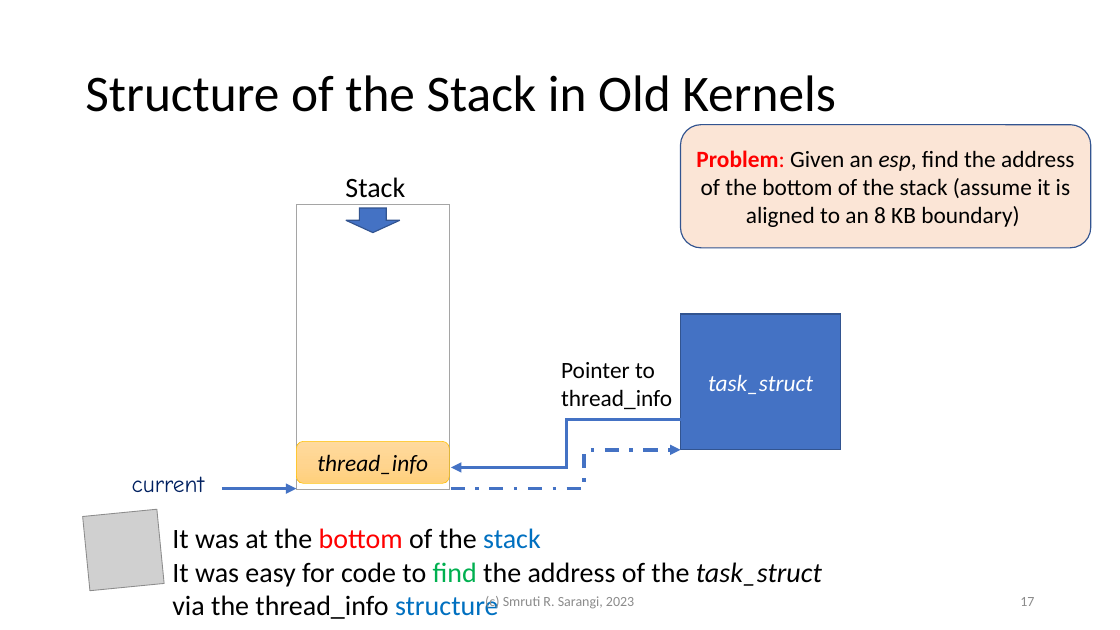
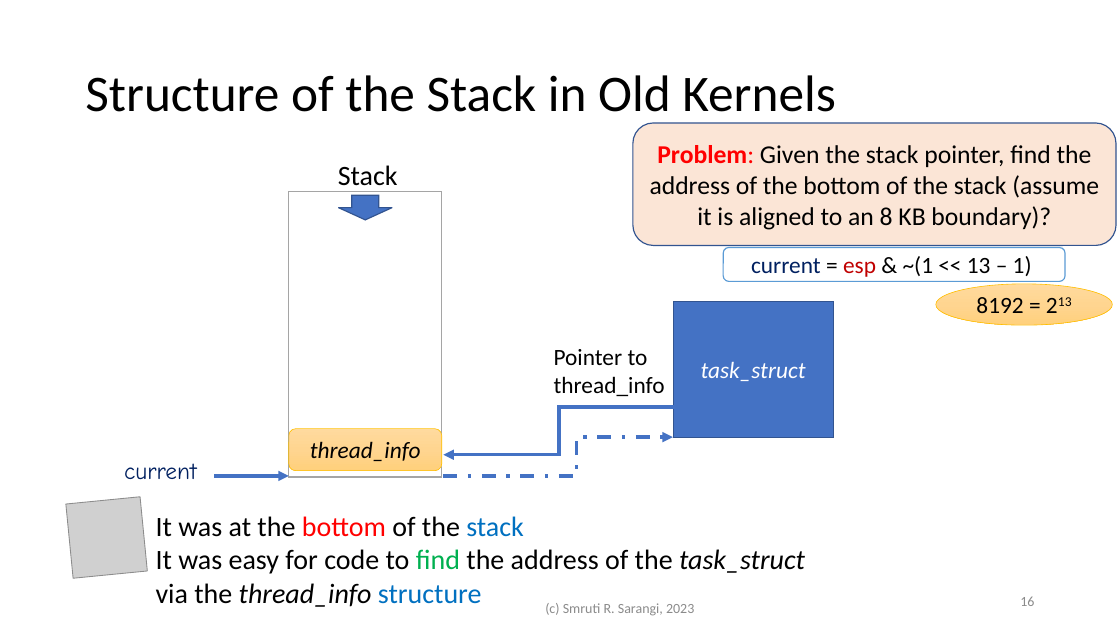
Before and after one commit to sarthak-panda/Sem6, a slide deck: slide 16 of COL331/LEC/3.processes.pptx (slide 17 before the commit). Drawn at 1120x630 pixels with LibreOffice and Linux fonts; fonts in the diff are those of the drawing; grey boxes stand for pictures. Boxes give left, top, right and bottom in pixels: in the first picture for what was removed or moved away, otherwise in the second. Text is boxed around its words. In the diff, an @@ line names an element or a change of style, - is before the commit and + after.

```diff
--- a/COL331/LEC/3.processes.pptx
+++ b/COL331/LEC/3.processes.pptx
@@ rounded rectangle "Problem: Given the stack pointer, ...": place and size @@
-rounded rectangle "Problem: Given the stack pointer, ..." at (681, 124, 1091, 248)
+rounded rectangle "Problem: Given the stack pointer, ..." at (633, 123, 1116, 245)
@@ text in rounded rectangle at (650, 145, 1099, 230): text changed; size 20 to 22 pt @@
-Problem: Given an esp, find the address of the bottom of the stack (assume it is aligned to an 8 KB boundary)
+Problem: Given the stack pointer, find the address of the bottom of the stack (assume it is aligned to an 8 KB boundary)?
@@ 2 rectangles, 1 text, 1 rounded rectangle: place and size @@
-2 rectangles, 1 text, 1 rounded rectangle at (297, 204, 841, 490)
+2 rectangles, 1 text, 1 rounded rectangle at (289, 192, 833, 477)
@@ down arrow: place and size @@
-down arrow at (346, 208, 400, 233)
+down arrow at (339, 196, 392, 220)
@@ rounded rectangle added at (723, 248, 1065, 281), fill #FFFFFF, outline #5B9BD5 1 pt, 20 pt, text #000000 @@
+current = esp & ~(1 << 13 – 1)
@@ ellipse added at (936, 284, 1112, 325), fill gradient #FFDB9E to #FFD590 to #FFD07C, outline #FFC000 0.5 pt, 20 pt, text #000000 @@
+8192 = 213
@@ elbow arrow moved from (682, 419) - (451, 468) to (675, 407) - (444, 455) @@
@@ elbow arrow moved from (451, 489) - (681, 450) to (444, 476) - (673, 437) @@
@@ 2 texts, 1 arrow: place and size @@
-2 texts, 1 arrow at (132, 177, 405, 492)
+2 texts, 1 arrow at (124, 165, 398, 480)
@@ picture: place and size @@
-picture at (82, 509, 164, 591)
+picture at (65, 496, 147, 578)
@@ text "It was at the bottom ...": place and size @@
-text "It was at the bottom ..." at (172, 528, 822, 619)
+text "It was at the bottom ..." at (156, 516, 805, 607)
@@ text at (156, 549, 805, 607): italic on in "thread_info" @@
@@ text "(c) Smruti R. Sarangi, 2023": place and size @@
-text "(c) Smruti R. Sarangi, 2023" at (485, 596, 634, 610)
+text "(c) Smruti R. Sarangi, 2023" at (545, 603, 694, 616)
@@ page number at (1020, 597, 1034, 606): text changed @@
-17
+16
```
Also in this commit, not shown: 34 other slides changed, 7 slides added, 2 slides removed, 13 other files.
